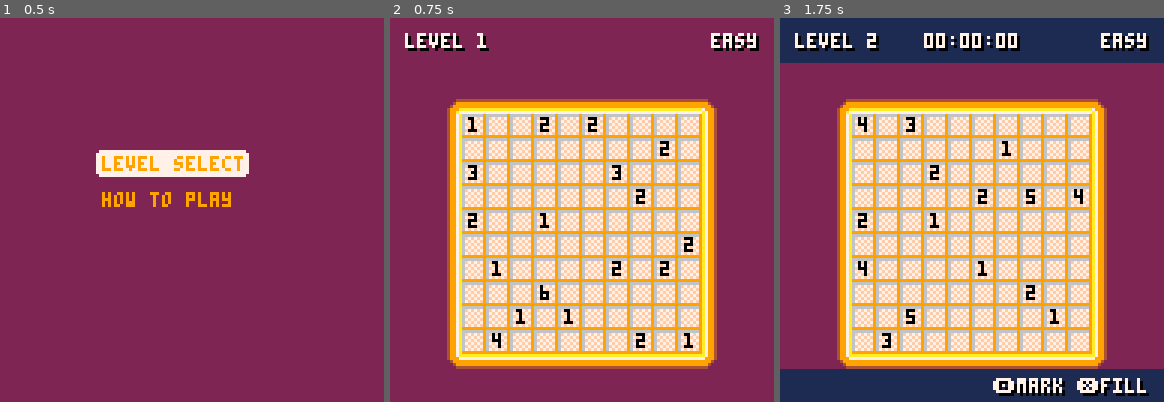
Above: before the commit, frames 1-3 (left to right).
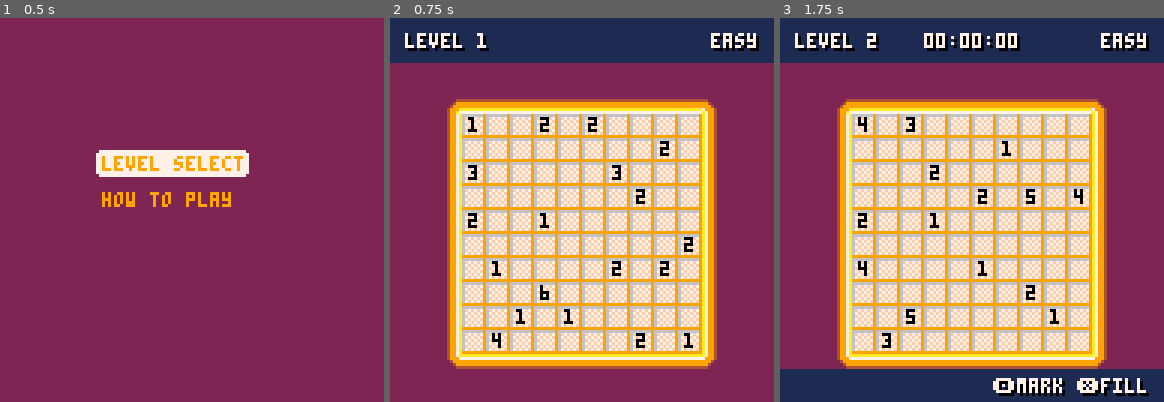
Above: after the commit, the same moments.

Repository: SagePtr/pico-nurikabe
Game: PICO-8 cartridge nurikabe.p8
Two runs of this game, one before a commit and one after it. Both use one fixed random seed, a clock stepped at 60 frames per second and the inputs below.
Inputs:
- Up to frame 1 (0.5 s): tap X (X key) at 0.33 s
- Up to frame 2 (0.75 s): tap O (Z key) at 0.7 s
- Up to frame 3 (1.75 s): tap X (X key) at 1.07 s; hold Right from 1.6 s (still down); tap O (Z key) at 1.7 s

Frame 1 is identical in both runs. In frame 2, 11% of the frame differs, in the area x 0-100%, y 0-12%; in frame 3, nothing differs.

Commit message:
Add background to level select

Diff:
--- a/nurikabe.p8
+++ b/nurikabe.p8
@@ -827,6 +827,7 @@
 function draw_level_select()
   cls()
   rectfill(0, 0, 127, 127, bg)
+  rectfill(0, 0, screen_width - 1, cell_height + 6, bar_bg)
   map(0, 0, board_offset_x, board_offset_y, map_screen_x, map_screen_y)
   draw_numbers()
   draw_level_name()
